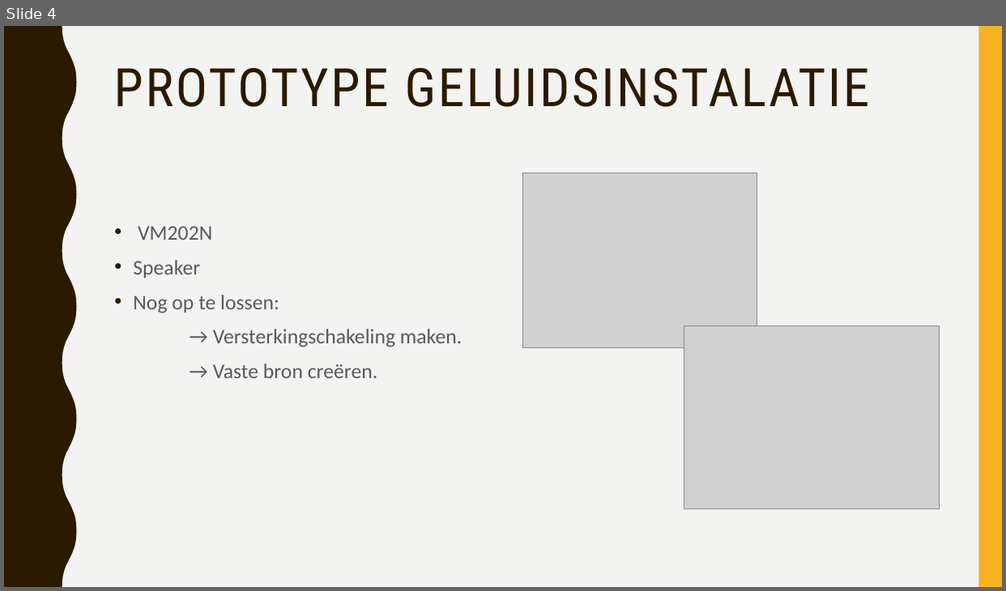
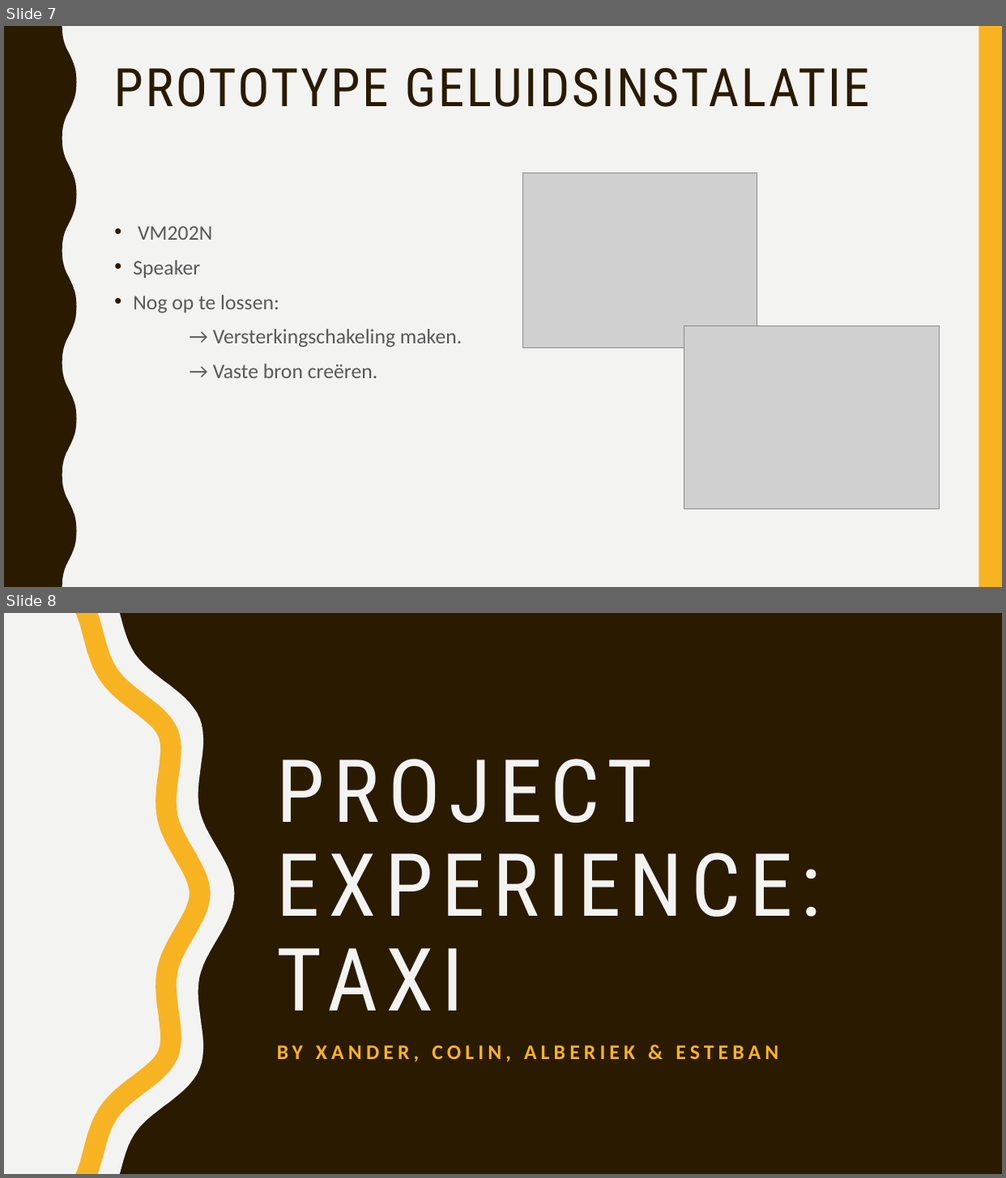
Before and after one commit to vives-project-xp/Taxi, a slide deck: School presentatie/project taxi.pptx. Shown one above the other, each under a label of ours: slide 4 before the commit, slides 7 and 8 after it. The pictures are 1006x591 and 1006x1178 pixels, drawn with LibreOffice and Linux fonts; fonts in the diff are those of the drawing; grey boxes stand for pictures. Boxes give left, top, right and bottom in pixels: in the first picture for what was removed or moved away, otherwise in the second. Text is boxed around its words. In the diff, an @@ line names an element or a change of style, - is before the commit and + after.

```diff
--- a/School presentatie/project taxi.pptx
+++ b/School presentatie/project taxi.pptx
@@ slide 8 added at (4,613,1002,1174), background #2A1A00 @@
@@ freeform shape added at (4,613,235,1174), fill #F3F3F2 @@
@@ freeform shape added at (76,613,211,1174), fill #F8B323 @@
@@ title added at (277,759,821,1011), 84 pt, text #F3F3F2 @@
+PROJECT EXPERIENCE:
+TAXI
@@ text added at (277,1046,778,1063), 20 pt, text #F8B323, bold @@
+BY XANDER, COLIN, ALBERIEK & ESTEBAN
@@ what was slide 4 is now slide 7 @@
```
Also in this commit, not shown: 1 slide changed, 3 other slides added.
